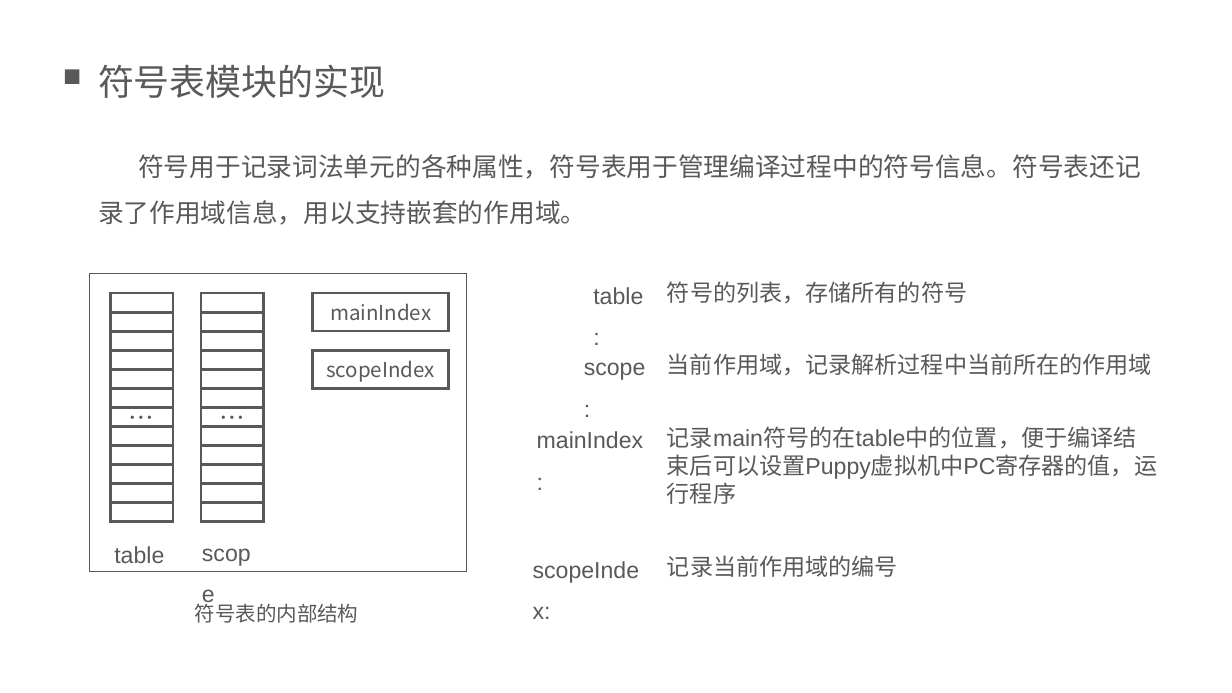
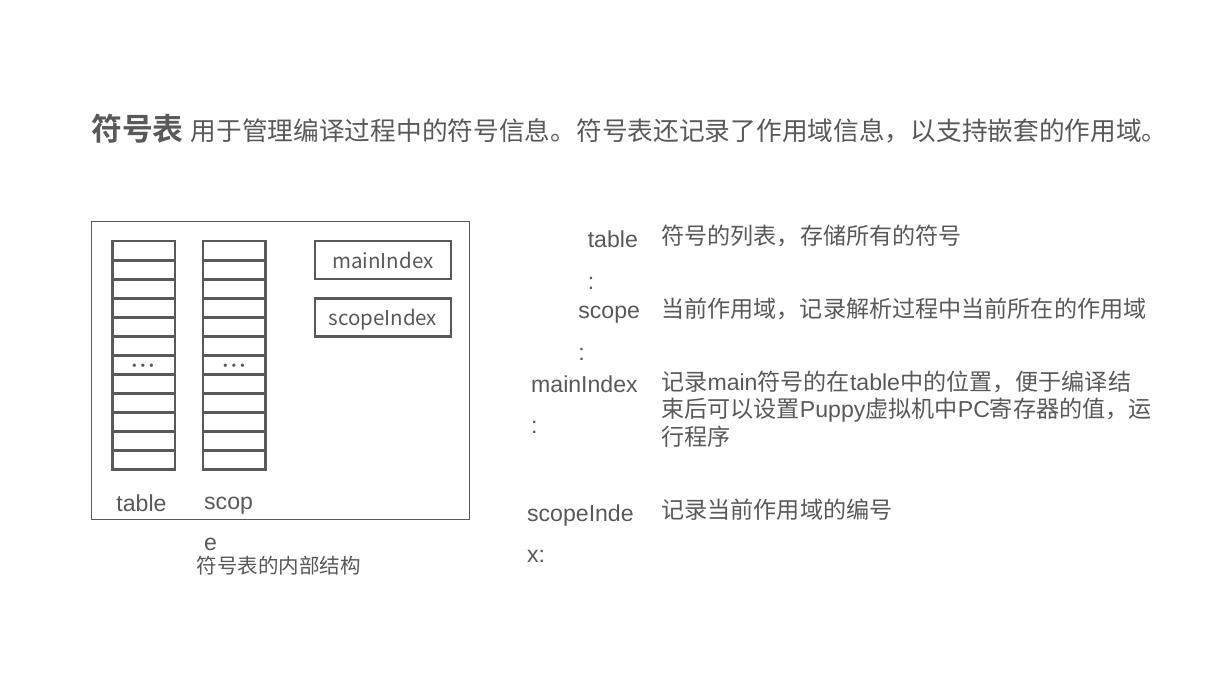
Before and after one commit to kkli28/cc, a slide deck: slide 13 of 论文相关/答辩ppt.pptx (slide 11 before the commit). Drawn at 1232x693 pixels with LibreOffice and Linux fonts; fonts in the diff are those of the drawing. Boxes give left, top, right and bottom in pixels: in the first picture for what was removed or moved away, otherwise in the second. Text is boxed around its words. In the diff, an @@ line names an element or a change of style, - is before the commit and + after.

```diff
--- a/论文相关/答辩ppt.pptx
+++ b/论文相关/答辩ppt.pptx
@@ rectangle removed at (x1=65, y1=69, x2=79, y2=84) @@
@@ text removed at (x1=98, y1=64, x2=385, y2=98) @@
-符号表模块的实现
@@ text at (x1=91, y1=114, x2=1168, y2=143): text changed @@
-符号用于记录词法单元的各种属性，符号表用于管理编译过程中的符号信息。符号表还记录了作用域信息，用以支持嵌套的作用域。
+符号表 用于管理编译过程中的符号信息。符号表还记录了作用域信息，以支持嵌套的作用域。
@@ 4 texts moved together from (x1=524, y1=287, x2=898, y2=589) to (x1=518, y1=230, x2=892, y2=531) @@
@@ 2 texts, 1 rectangle moved together from (x1=89, y1=274, x2=646, y2=571) to (x1=91, y1=222, x2=640, y2=519) @@
@@ text "符号的列表，存储所有的符号" moved from (x1=667, y1=281, x2=967, y2=303) to (x1=661, y1=224, x2=961, y2=246) @@
@@ rectangle moved from (x1=110, y1=465, x2=173, y2=484) to (x1=113, y1=241, x2=176, y2=261) @@
@@ rectangle moved from (x1=110, y1=483, x2=173, y2=503) to (x1=113, y1=261, x2=176, y2=280) @@
@@ rectangle moved from (x1=201, y1=465, x2=263, y2=484) to (x1=203, y1=241, x2=266, y2=261) @@
@@ rectangle moved from (x1=201, y1=483, x2=263, y2=503) to (x1=203, y1=261, x2=266, y2=280) @@
@@ rectangle "mainIndex" moved from (x1=312, y1=293, x2=448, y2=331) to (x1=315, y1=241, x2=451, y2=279) @@
@@ rectangle moved from (x1=110, y1=503, x2=173, y2=522) to (x1=113, y1=279, x2=176, y2=299) @@
@@ rectangle moved from (x1=201, y1=503, x2=263, y2=522) to (x1=203, y1=279, x2=266, y2=299) @@
@@ rectangle "scopeIndex" moved from (x1=312, y1=350, x2=448, y2=388) to (x1=315, y1=299, x2=451, y2=336) @@
@@ 3 texts moved together from (x1=537, y1=353, x2=1157, y2=504) to (x1=531, y1=297, x2=1151, y2=447) @@
@@ 9 rectangles moved together from (x1=110, y1=293, x2=173, y2=465) to (x1=113, y1=299, x2=176, y2=470) @@
@@ text in rectangle at (x1=113, y1=356, x2=176, y2=375): text added @@
+…
@@ 9 rectangles moved together from (x1=201, y1=293, x2=263, y2=465) to (x1=203, y1=299, x2=266, y2=470) @@
@@ text in rectangle at (x1=203, y1=356, x2=266, y2=375): text added @@
+…
@@ text in rectangle at (x1=113, y1=412, x2=176, y2=432): text removed @@
-…
@@ text in rectangle at (x1=203, y1=412, x2=266, y2=432): text removed @@
-…
@@ text "符号表的内部结构" rewrapped from (x1=195, y1=600, x2=359, y2=623) to (x1=197, y1=556, x2=361, y2=575) @@
```
Also in this commit, not shown: 5 other slides changed, 5 slides added, 1 other file.
